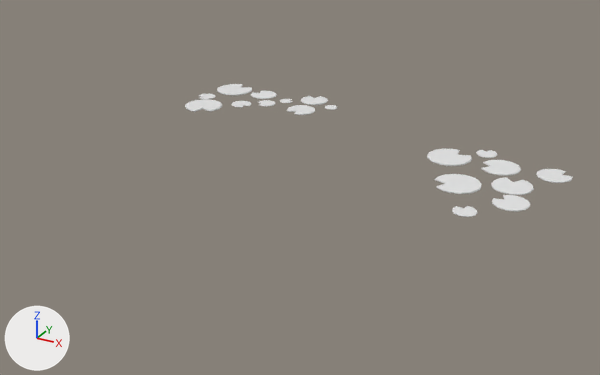
Before and after pictures for a commit that changed the glTF model public/models/LilyPad.glb.
Rendered twice from a 50 mm camera at (12.48, -21.43, 9.9) aimed at (0.89, -0.35, -0.64). Every picture has the same lights, and +X, +Y and +Z are marked at lower left. Where no turn or scale is listed for an object, it has been applied to the vertices.

Before the edit, the objects in view are built like this:
```python
me_plane_024 = bpy.data.meshes.new('Plane.024')
me_plane_024.from_pydata(...)  # 82 vertices, 160 faces; spans x -0.721..0.713, y -0.713..0.713, z 0.029..0.091
me_plane_027 = bpy.data.meshes.new('Plane.027')
me_plane_027.from_pydata(...)  # 82 vertices, 160 faces; spans x -0.538..0.533, y -0.533..0.533, z 0.022..0.068
me_plane_028 = bpy.data.meshes.new('Plane.028')
me_plane_028.from_pydata(...)  # 82 vertices, 160 faces; spans x -0.713..0.713, y -0.665..0.713, z 0.029..0.091
ob_lilipad_011 = bpy.data.objects.new('LiliPad.011', me_plane_024)
ob_lilipad_011.location = (5.63, 0.76, 0.0)
ob_lilipad_014 = bpy.data.objects.new('LiliPad.014', me_plane_027)
ob_lilipad_014.location = (7.39, 0.21, 0.0)
ob_lilipad_015 = bpy.data.objects.new('LiliPad.015', me_plane_028)
ob_lilipad_015.location = (4.68, 2.7, 0.0)
ob_lilipad_015.rotation_euler = (0.0, 0.0, 2.603)  # degrees (0, 0, 149)
# also in view: 'LiliPad.013' at (7.1, 1.39, 0.05)
```
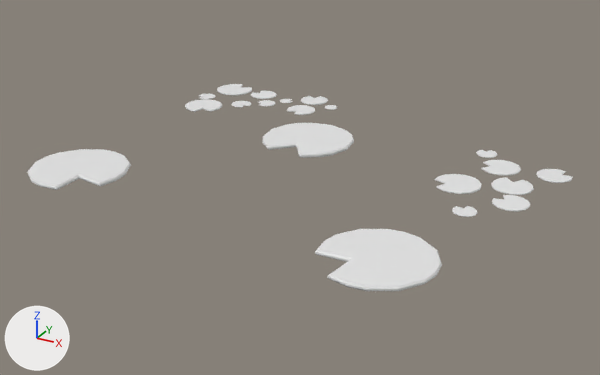
Pixel boxes [x1, y1, x2, y2] of what changed, in the pictures (600 x 375 px):
'LiliPad.020', added: after [315, 229, 442, 291]
'LiliPad.015', moved, turned, rescaled: before [427, 149, 472, 166]; after [27, 149, 131, 190]
'LiliPad.019', added: after [263, 123, 354, 158]

Diff of the bpy script that builds the scene:
```diff
--- a/public/models/LilyPad.glb.py
+++ b/public/models/LilyPad.glb.py
@@ me_plane_038 @@
+me_plane_038.from_pydata(...)  # 82 vertices, 160 faces; spans x -1.55..1.55, y -1.55..1.55, z 0.06..0.2
@@ me_plane_037 @@
+me_plane_037.from_pydata(...)  # 82 vertices, 160 faces; spans x -1.54..1.54, y -1.49..1.54, z 0.06..0.2
@@ ob_lilipad_015 @@
 ob_lilipad_015 = bpy.data.objects.new('LiliPad.015', me_plane_028)
-ob_lilipad_015.location = (4.68, 2.7, 0.0)
-ob_lilipad_015.rotation_euler = (0.0, 0.0, 2.603)  # degrees (0, 0, 149)
+ob_lilipad_015.location = (-4.93, -3.87, 0.0)
+ob_lilipad_015.rotation_euler = (0.0, 0.0, 0.711)  # degrees (0, 0, 41)
+ob_lilipad_015.scale = (2.17, 2.17, 2.17)
@@ ob_lilipad_020 @@
+ob_lilipad_020 = bpy.data.objects.new('LiliPad.020', me_plane_038)
+ob_lilipad_020.location = (5.48, -4.73, 0.0)
@@ ob_lilipad_019 @@
+ob_lilipad_019 = bpy.data.objects.new('LiliPad.019', me_plane_037)
+ob_lilipad_019.location = (0.02, 1.8, 0.0)
```
